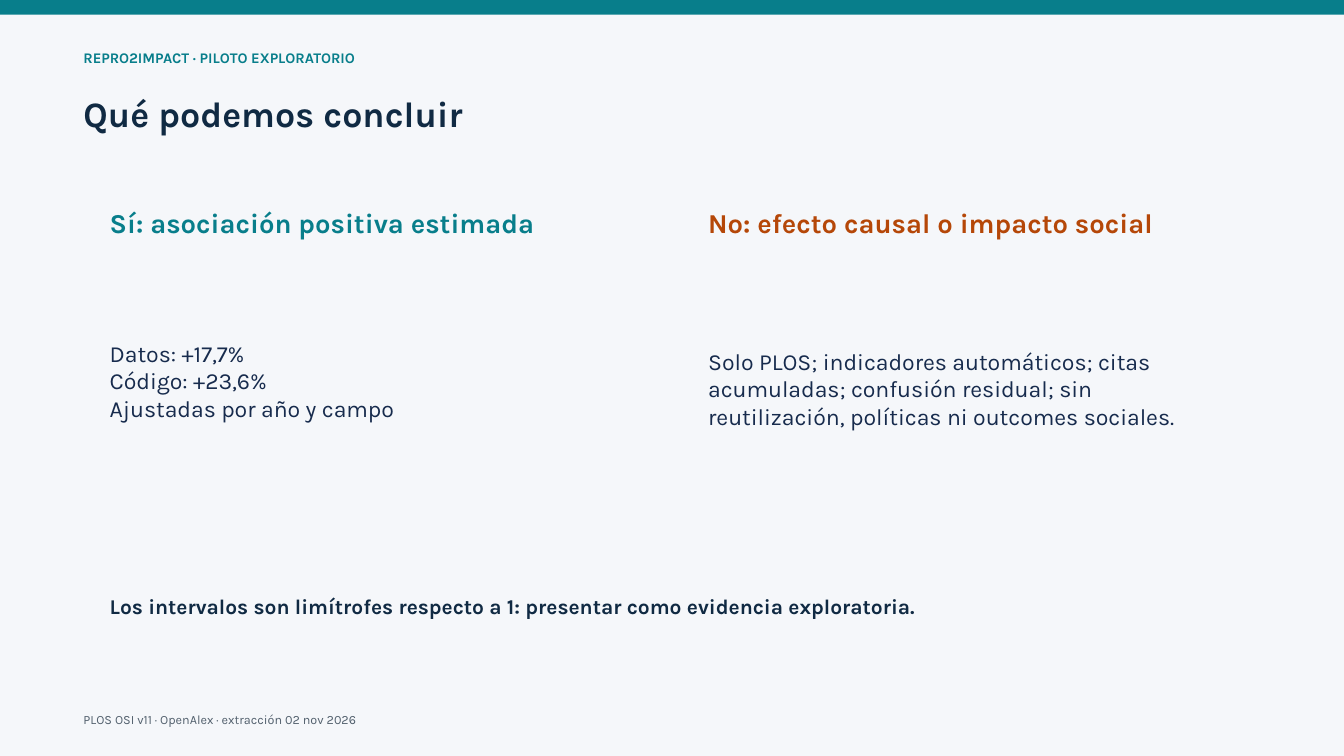
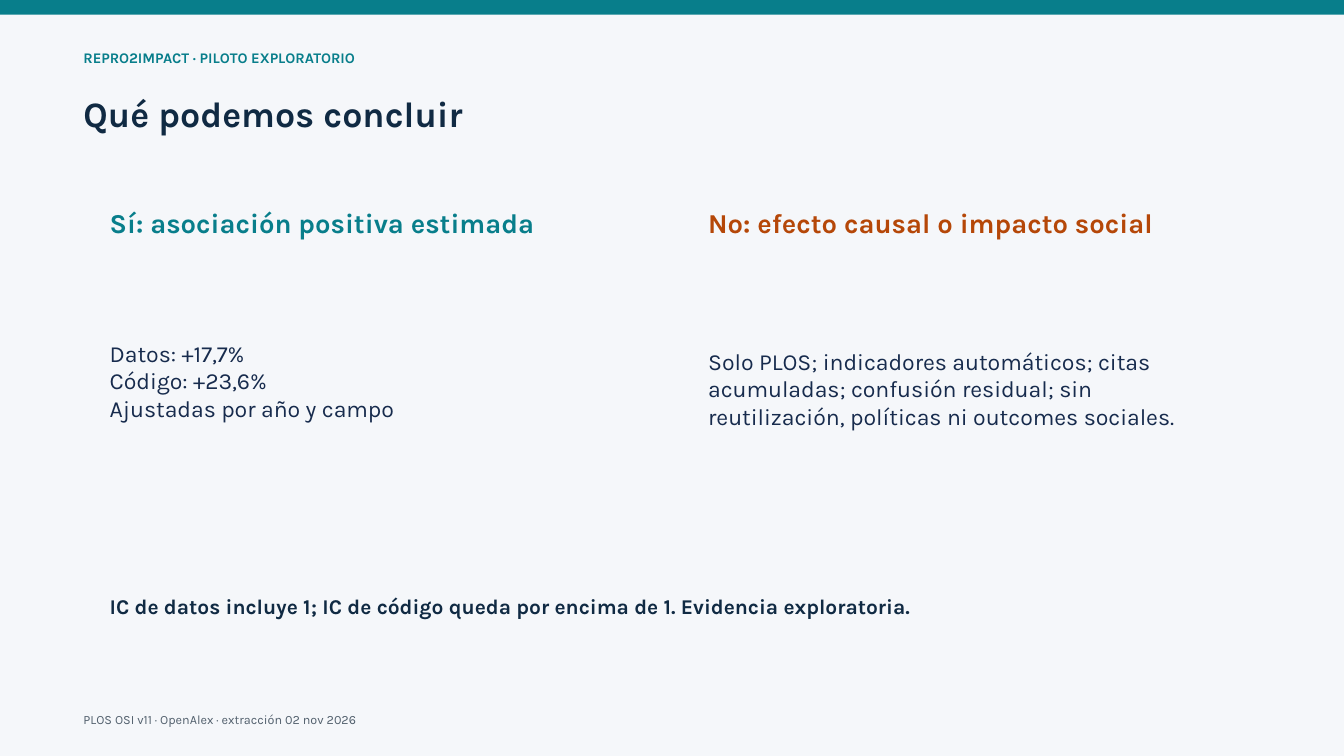
Before and after one commit to pablosancheznunez/repro2impact, a slide deck: slide 5 of reports/pilot_osi_v11/REPRO2IMPACT_outcomes_pilot.pptx. Drawn at 1344x756 pixels with LibreOffice and Linux fonts; fonts in the diff are those of the drawing. Boxes give left, top, right and bottom in pixels: in the first picture for what was removed or moved away, otherwise in the second. Text is boxed around its words. In the diff, an @@ line names an element or a change of style, - is before the commit and + after.

```diff
--- a/reports/pilot_osi_v11/REPRO2IMPACT_outcomes_pilot.pptx
+++ b/reports/pilot_osi_v11/REPRO2IMPACT_outcomes_pilot.pptx
@@ text at (110, 597, 910, 620): text changed @@
-Los intervalos son limítrofes respecto a 1: presentar como evidencia exploratoria.
+IC de datos incluye 1; IC de código queda por encima de 1. Evidencia exploratoria.
```
Also in this commit, not shown: 3 other slides changed, 17 other files.
